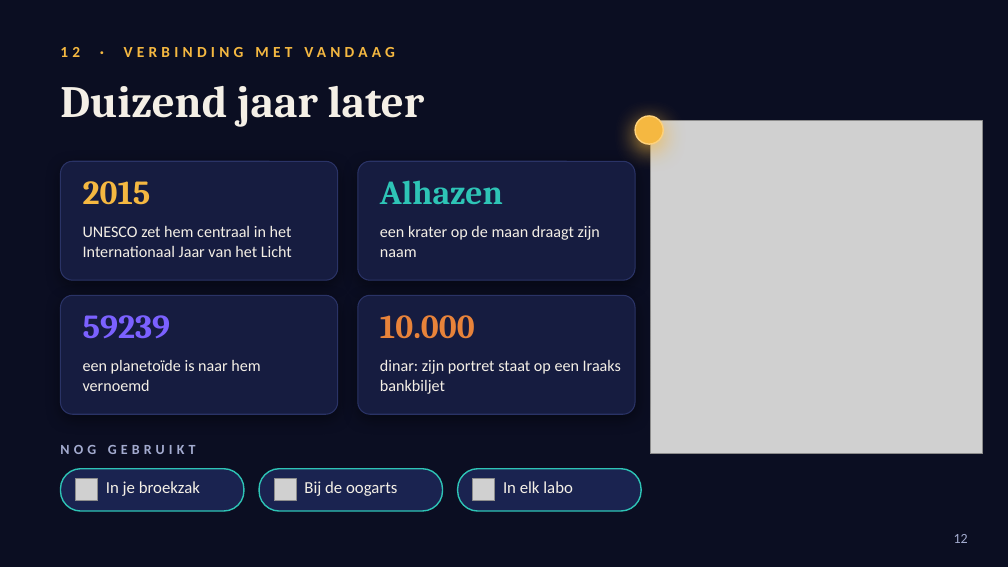
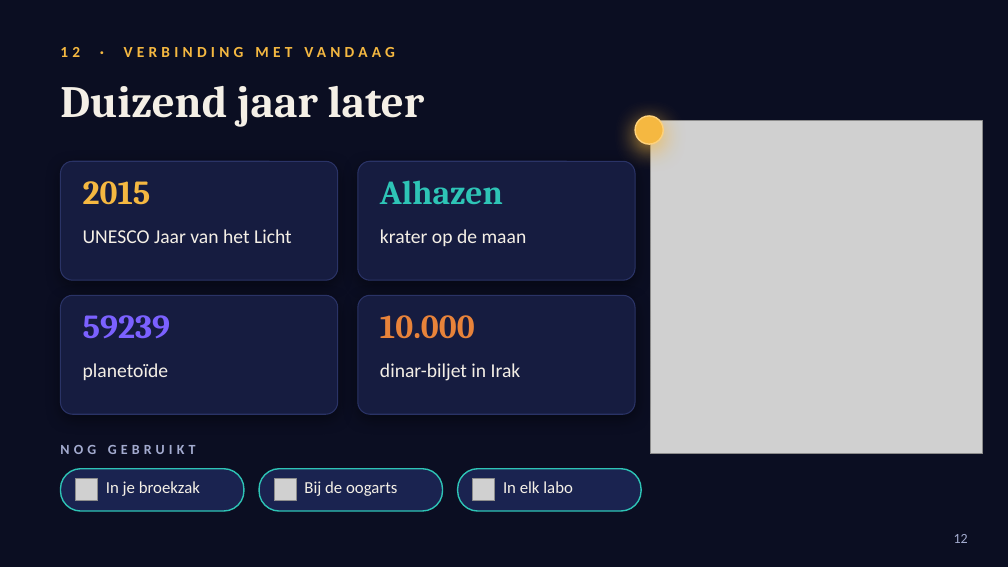
Before and after one commit to riseecom911-sketch/claudemaxxxxxxx, a slide deck: slide 12 of output/Ibn_al-Haytham_animated.pptx. Drawn at 1008x567 pixels with LibreOffice and Linux fonts; fonts in the diff are those of the drawing; grey boxes stand for pictures; background and template pictures are left out. Boxes give left, top, right and bottom in pixels: in the first picture for what was removed or moved away, otherwise in the second. Text is boxed around its words. In the diff, an @@ line names an element or a change of style, - is before the commit and + after.

```diff
--- a/output/Ibn_al-Haytham_animated.pptx
+++ b/output/Ibn_al-Haytham_animated.pptx
@@ text at (83, 229, 292, 243): text changed; size 11.5 to 14 pt @@
-UNESCO zet hem centraal in het Internationaal Jaar van het Licht
+UNESCO Jaar van het Licht
@@ text at (380, 229, 527, 246): text changed; size 11.5 to 14 pt @@
-een krater op de maan draagt zijn naam
+krater op de maan
@@ text at (83, 363, 168, 380): text changed; size 11.5 to 14 pt @@
-een planetoïde is naar hem vernoemd
+planetoïde
@@ text at (380, 363, 521, 381): text changed; size 11.5 to 14 pt @@
-dinar: zijn portret staat op een Iraaks bankbiljet
+dinar-biljet in Irak
```
Also in this commit, not shown: 13 other slides changed.
